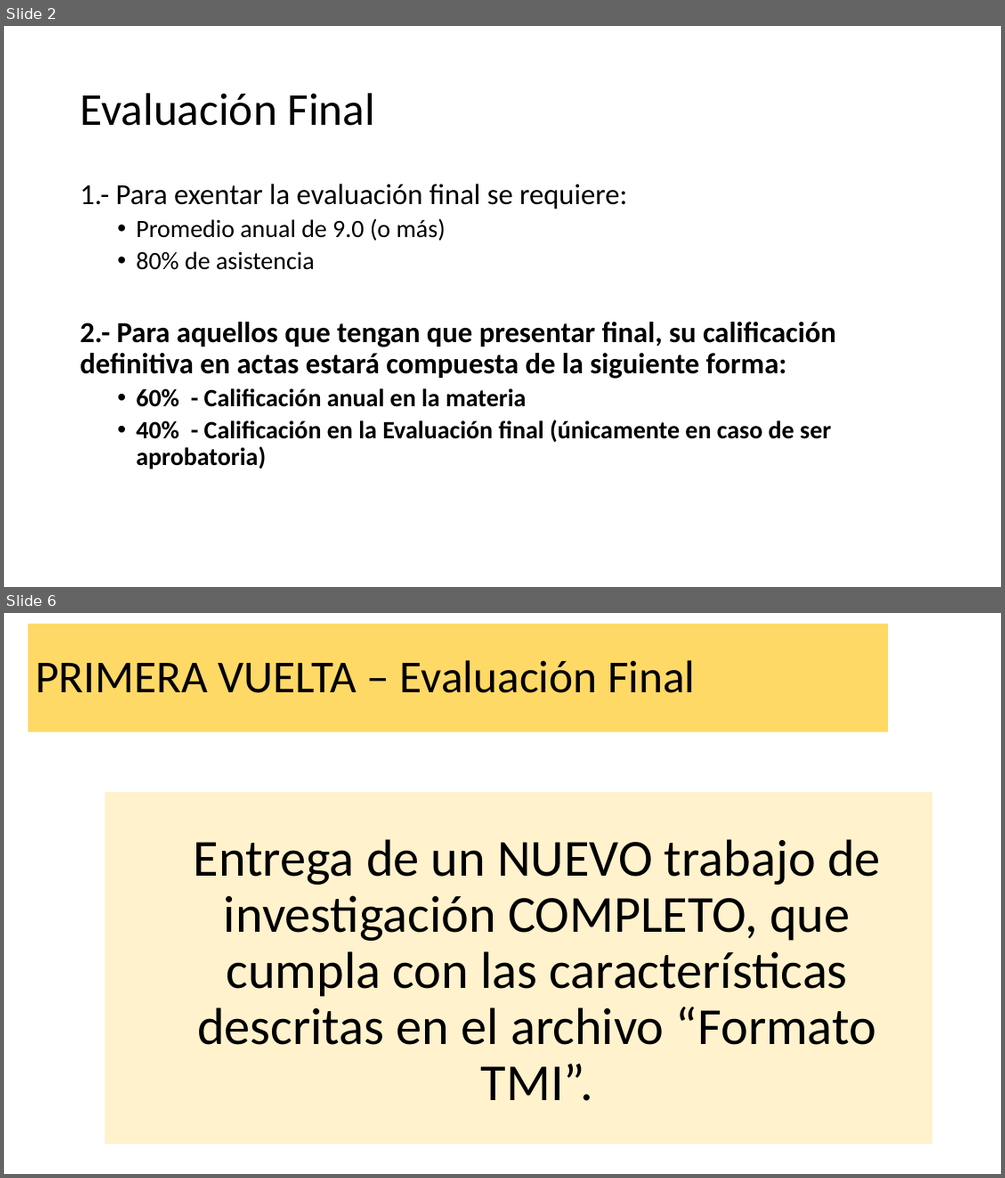
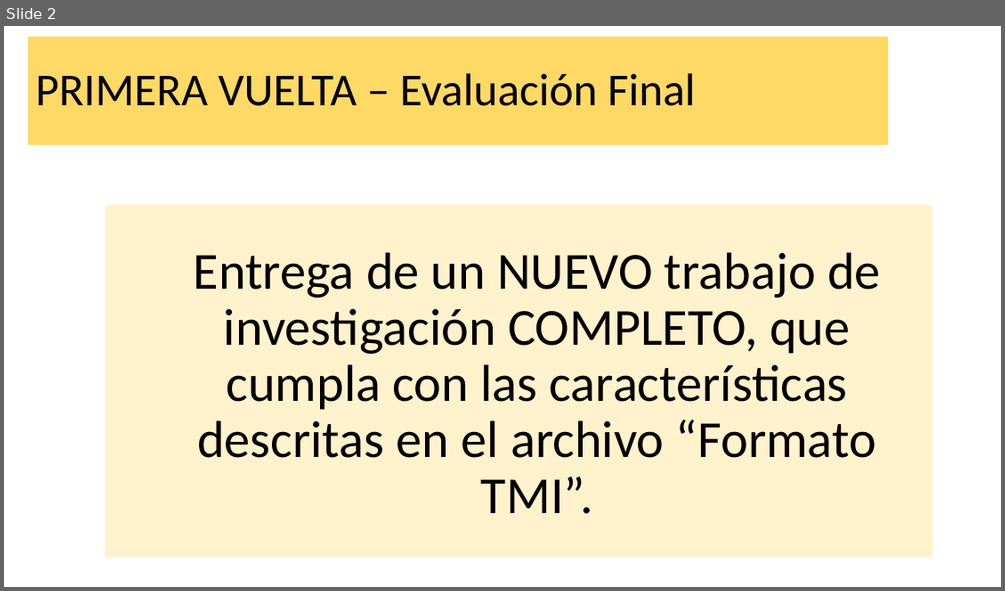
Before and after one commit to Adrifelcha/afchavez-019, a slide deck: JeanPiaget/2019-2020/Cuarentena/Cuarto - Clases Remotas/Evaluación Final.pptx. Shown one above the other, each under a label of ours: slides 2 and 6 before the commit, slide 2 after it; the slides between them are not shown. The pictures are 1005x1178 and 1005x591 pixels, drawn with LibreOffice and Linux fonts; fonts in the diff are those of the drawing. Boxes give left, top, right and bottom in pixels: in the first picture for what was removed or moved away, otherwise in the second. Text is boxed around its words. In the diff, an @@ line names an element or a change of style, - is before the commit and + after.

```diff
--- a/JeanPiaget/2019-2020/Cuarentena/Cuarto - Clases Remotas/Evaluación Final.pptx
+++ b/JeanPiaget/2019-2020/Cuarentena/Cuarto - Clases Remotas/Evaluación Final.pptx
@@ slide 2 removed at (4, 26, 1001, 587), background #FFFFFF @@
@@ title removed at (80, 93, 376, 126) @@
-Evaluación Final
@@ text removed at (80, 184, 836, 469) @@
-1.- Para exentar la evaluación final se requiere:
-  • Promedio anual de 9.0 (o más)
-  • 80% de asistencia
-2.- Para aquellos que tengan que presentar final, su calificación definitiva en actas estará compuesta de la siguiente forma:
-  • 60% - Calificación anual en la materia
-  • 40% - Calificación en la Evaluación final (únicamente en caso de ser aprobatoria)
@@ what was slide 6 is now slide 2 @@
```
Also in this commit, not shown: 1 slide added, 4 other slides removed, 34 other files.
